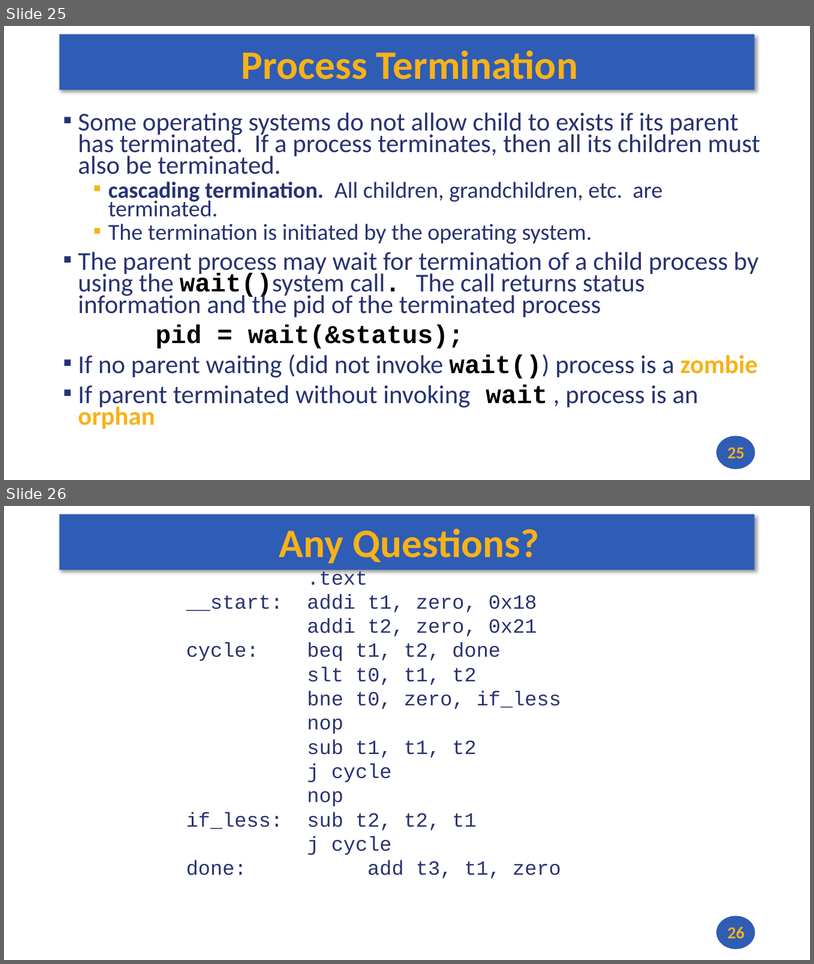
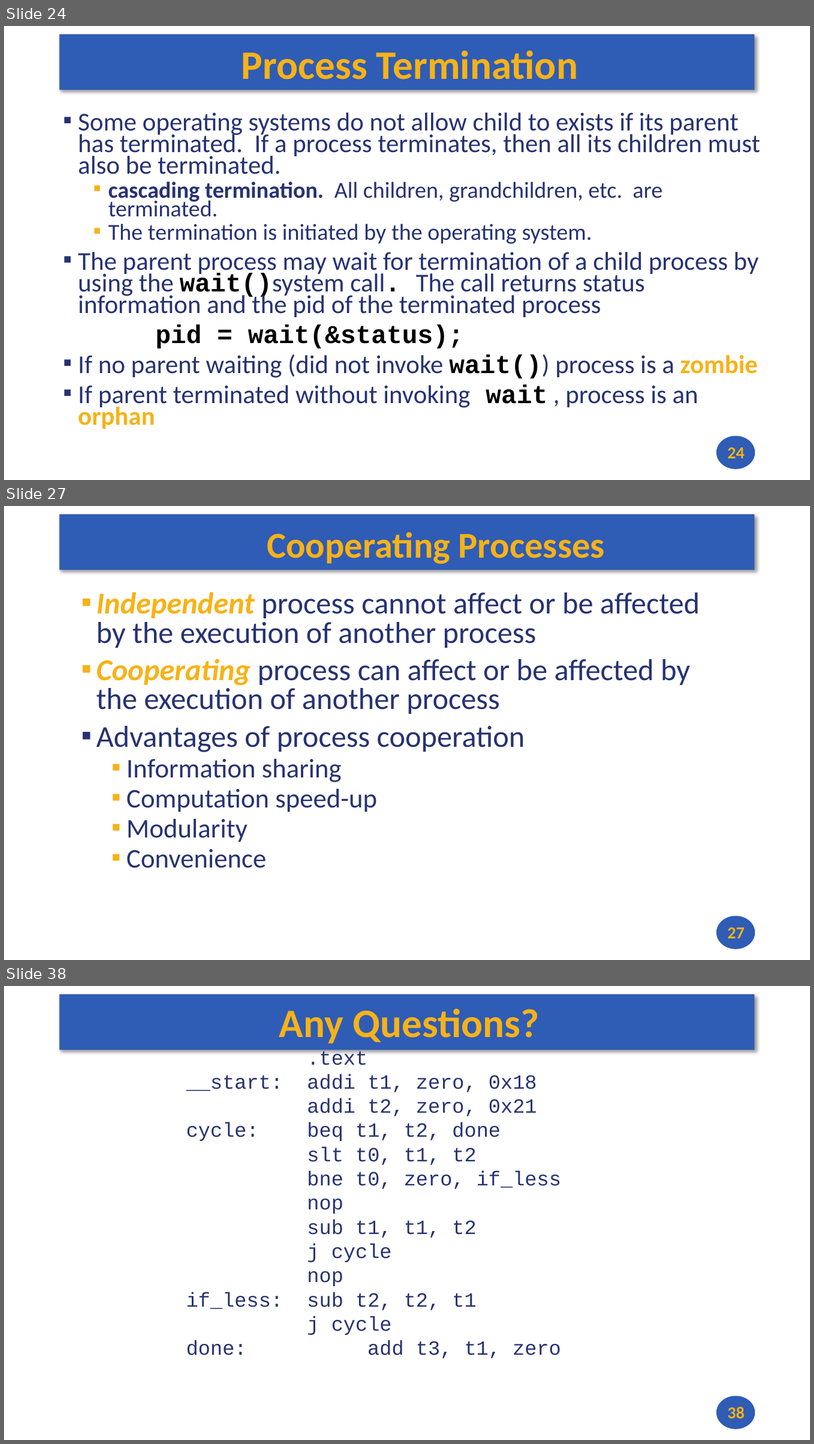
Before and after one commit to andrewt0301/hse-acos-course, a slide deck: docs/part2os/06_Processes/OS_Lecture_06.pptx. Shown one above the other, each under a label of ours: slides 25 and 26 before the commit, slides 24, 27 and 38 after it; the slides between them are not shown. The pictures are 814x964 and 814x1444 pixels, drawn with LibreOffice and Linux fonts; fonts in the diff are those of the drawing. Boxes give left, top, right and bottom in pixels: in the first picture for what was removed or moved away, otherwise in the second. Text is boxed around its words. In the diff, an @@ line names an element or a change of style, - is before the commit and + after.

```diff
--- a/docs/part2os/06_Processes/OS_Lecture_06.pptx
+++ b/docs/part2os/06_Processes/OS_Lecture_06.pptx
@@ slide 27 added at (x1=4, y1=506, x2=810, y2=960), background #FFFFFF; not listed: 2 template elements that a slide beside it also shows @@
@@ title added at (x1=267, y1=532, x2=605, y2=564), 43.2 pt, text #F7B217, bold @@
+Cooperating Processes
@@ text added at (x1=96, y1=592, x2=700, y2=868), 36 pt, text #273272 @@
+▪ Independent process cannot affect or be affected by the execution of another process
+▪ Cooperating process can affect or be affected by the execution of another process
+▪ Advantages of process cooperation
+  ▪ Information sharing
+  ▪ Computation speed-up
+  ▪ Modularity
+  ▪ Convenience
@@ page number added at (x1=728, y1=927, x2=744, y2=938), 20 pt, text #F7B217, bold @@
+27
@@ what was slide 25 is now slide 24 @@
@@ page number at (x1=728, y1=447, x2=744, y2=458): text changed @@
-25
+24
@@ what was slide 26 is now slide 38 @@
@@ page number at (x1=728, y1=1406, x2=744, y2=1418): text changed @@
-26
+38
```
Also in this commit, not shown: 12 other slides added, 1 slide removed, 1 other file.
